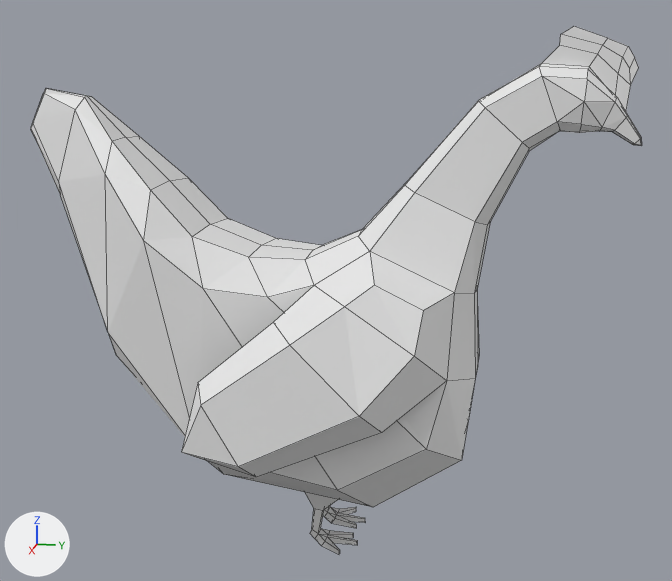
Two versions of the Blender file Entitys/CREATURES/Chicken.blend, one commit apart.
Both versions are drawn from a camera (50 mm lens) standing at (4.11, -0.43, 2.25) and looking at (-0.02, -1.25, 1.22). Every picture has the same lights, and +X, +Y and +Z are marked at lower left. Mesh edges are drawn as thin lines.
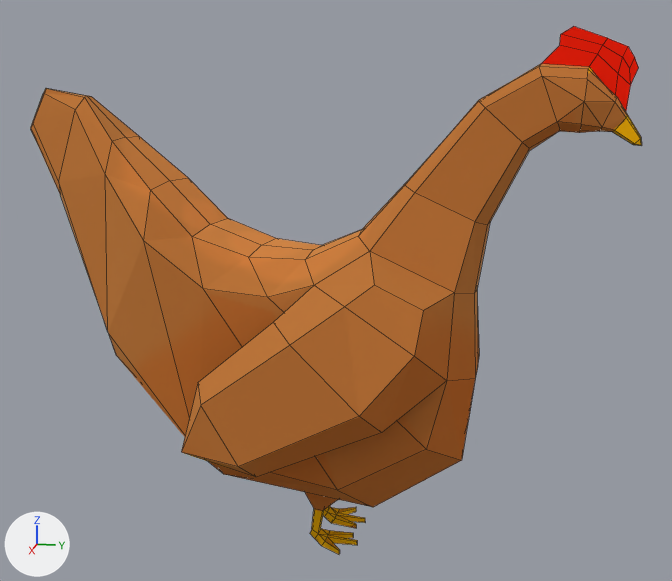
What the commit changed:
Picture 'ChickenTexture' (img_chickentexture) is new.
Material 'Material.001' (mat_material_001) is new.
Its texture is img_chickentexture.
Its metallic is 0.791.
Its roughness is 0.95.
me_cube_004 has 266 vertices, 284 faces and spans x -0.75..0.75, y -2.73..0.05, z 0.0..2.39.
me_cube_004 now uses material mat_material_001 (picture img_chickentexture).

Where the change shows, as pixel boxes (x1, y1, x2, y2) in the pictures (672 x 581 px):
'Cube', recoloured (grey to brown): (31, 26, 642, 554) in both
